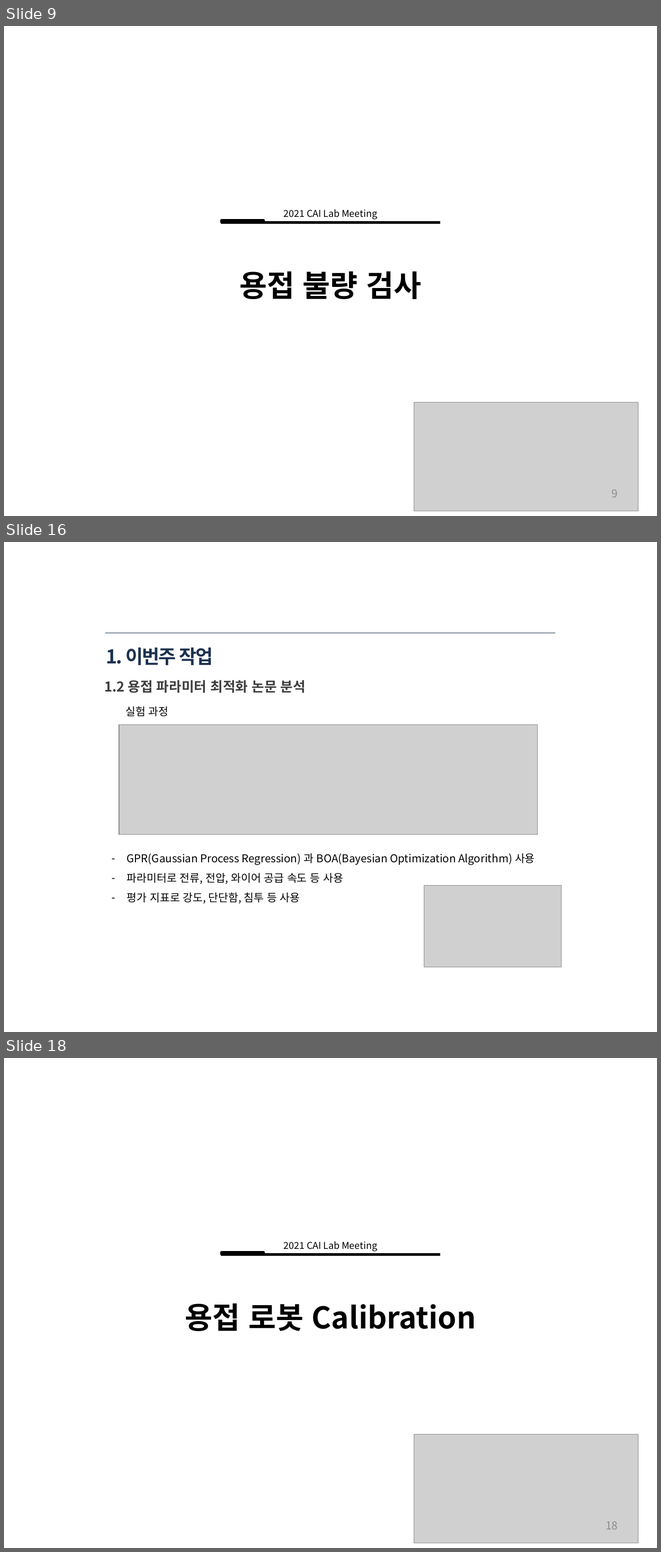
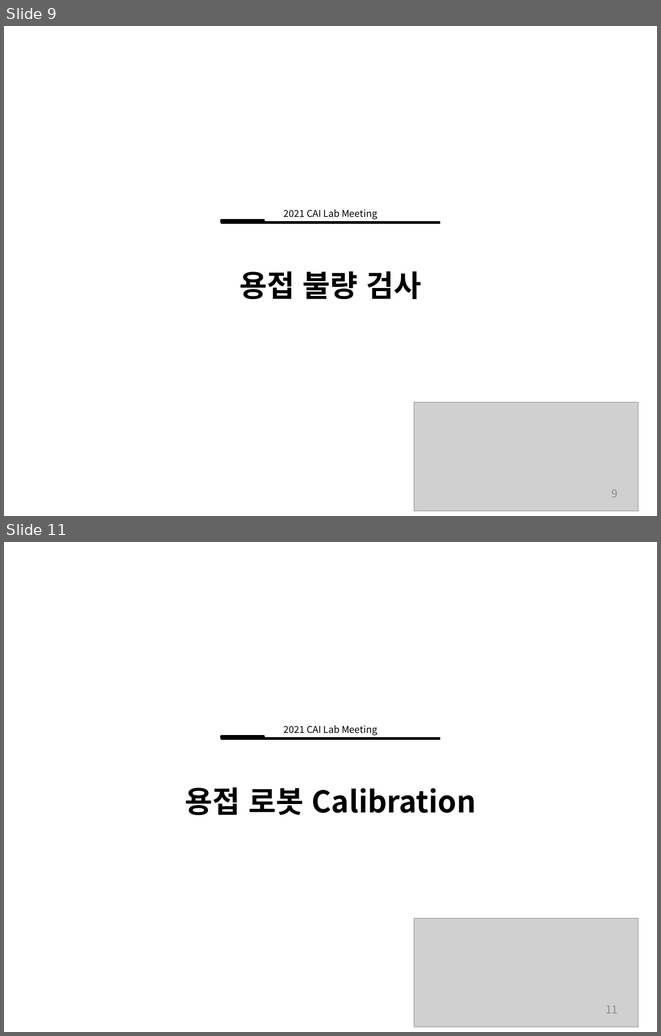
Before and after one commit to ssh6189/2021.11.06, a slide deck: 2021년 11월 6일 용접자동화로봇.pptx. Shown one above the other, each under a label of ours: slides 9, 16 and 18 before the commit, slides 9 and 11 after it; the slides between them are not shown. The pictures are 661x1552 and 661x1036 pixels, drawn with LibreOffice and Linux fonts; fonts in the diff are those of the drawing; grey boxes stand for pictures. Boxes give left, top, right and bottom in pixels: in the first picture for what was removed or moved away, otherwise in the second. Text is boxed around its words. In the diff, an @@ line names an element or a change of style, - is before the commit and + after.

```diff
--- a/2021년 11월 6일 용접자동화로봇.pptx
+++ b/2021년 11월 6일 용접자동화로봇.pptx
@@ slide 16 removed at [4, 542, 657, 1032], background #FFFFFF @@
@@ line removed from (105, 633) to (555, 633) @@
@@ title removed at [106, 647, 213, 665] @@
-1. 이번주 작업
@@ text removed at [104, 680, 306, 693] @@
-1.2 용접 파라미터 최적화 논문 분석
@@ text removed at [125, 706, 169, 716] @@
-실험 과정
@@ picture removed at [119, 725, 538, 835] @@
@@ text removed at [127, 853, 535, 903] @@
-– GPR(Gaussian Process Regression) 과 BOA(Bayesian Optimization Algorithm) 사용
-– 파라미터로 전류, 전압, 와이어 공급 속도 등 사용
-– 평가 지표로 강도, 단단함, 침투 등 사용
@@ picture removed at [424, 885, 561, 967] @@
@@ what was slide 18 is now slide 11 @@
@@ page number at [606, 1005, 618, 1013]: text changed @@
-18
+11
```
Also in this commit, not shown: 3 slides changed, 1 slide added, 7 other slides removed.
